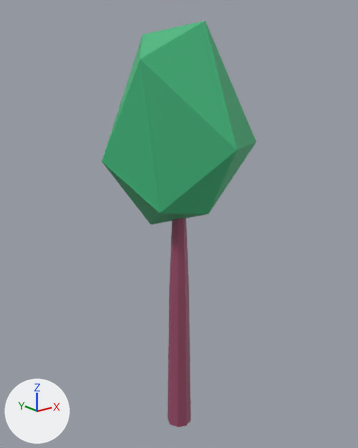
Before and after pictures for a commit that changed the Blender file Assets/Models/tree.blend.
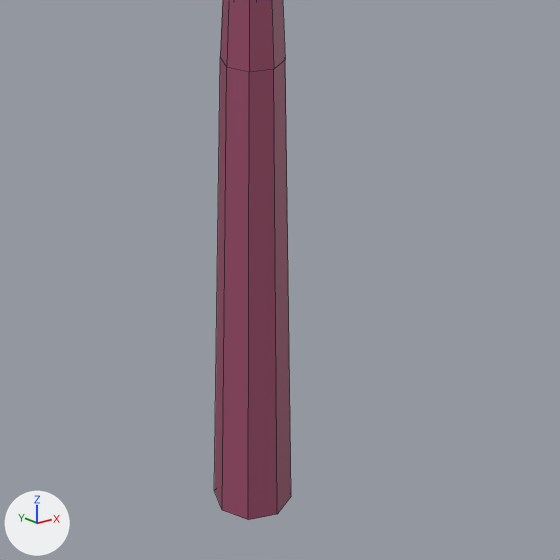
Each version appears first whole from a 50 mm lens placed at (-6.59, -8.23, 8.47), pointed at (0.13, 0.17, 5.11), and next in a close-up on the part from 29% to 76% of the width and 60% to 98% of the height. The axes (+X, +Y, +Z) are drawn at lower left. The lights are the same throughout. The close-ups show mesh edges as thin lines.
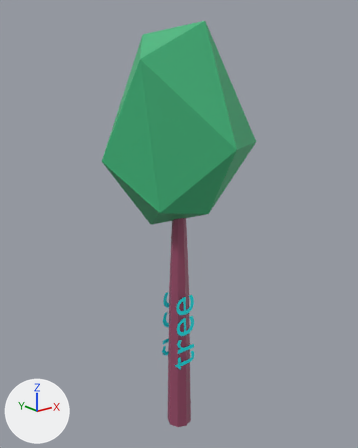
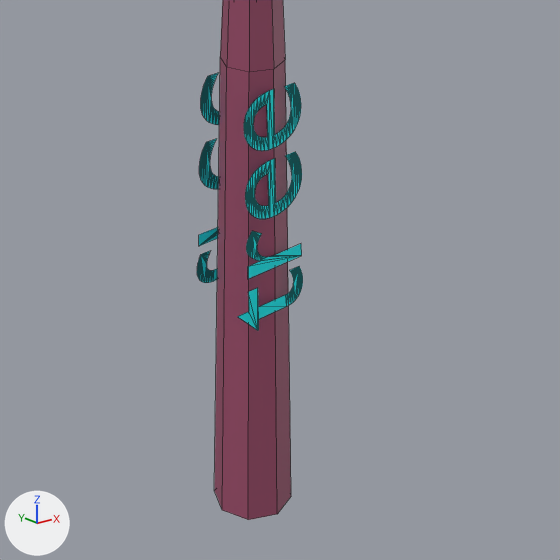
What differs and where, as boxes (x1, y1, x2, y2) in the close-ups (560 x 560 px; the box of a moved part takes in the faces that stretch with it):
'Icosphere', reshaped, moved, turned, rescaled
    before: (214, 0, 291, 520)
    after: (197, 0, 303, 520)
part 1 of me_icosphere, moved or reshaped
    both: (217, 69, 290, 443)
part 2 of me_icosphere, added (cyan)
    after: (201, 73, 219, 125)
part 3 of me_icosphere, added (cyan)
    after: (199, 139, 219, 189)
part 4 of me_icosphere, added (cyan)
    after: (244, 83, 301, 151)
part 5 of me_icosphere, added (cyan)
    after: (245, 152, 302, 219)
part 6 of me_icosphere, added
    after: (197, 250, 217, 283)
part 7 of me_icosphere, added (cyan)
    after: (238, 266, 303, 330)
part 8 of me_icosphere, added
    after: (199, 227, 218, 246)
part 9 of me_icosphere, added (cyan)
    after: (246, 231, 302, 279)

Diff of the bpy script that builds the scene:
```diff
--- a/Assets/Models/tree.blend.py
+++ b/Assets/Models/tree.blend.py
@@ mat_material @@
+mat_material = principled_material('Material')
+mat_material.base_color = (0.0, 0.944, 1.0)  # cyan #00f9ff
+mat_material.roughness = 0.4
@@ mat_material_001 @@
+mat_material_001 = principled_material('Material.001')
+mat_material_001.base_color = (0.0, 0.944, 1.0)  # cyan #00f9ff
+mat_material_001.roughness = 0.4
@@ me_icosphere @@
 # used by ob_icosphere; location = (0.0, 0.0, 0.0); rotation_euler = (1.571, 0.0, 0.0), in degrees (90, 0, 0)
-me_icosphere.from_pydata(...)  # 36 vertices, 38 faces; spans x -1.55..1.58, y 0.0..9.35, z -1.75..1.58
+me_icosphere.from_pydata(...)  # 658 vertices, 652 faces; spans x -0.52..4.35, y -0.82..0.81, z -0.89..0.84
+# me_icosphere part 1: the loose piece of 24 vertices spanning x -0.3..0.3, y 0.0..5.88, z -0.3..0.3 is multiplied about its middle by the matrix ((0.0, 0.519, 0.014), (0.519, 0.0, 0.0), (0.0, 0.014, -0.519)), then moved by (1.01, -2.95, -0.13)
+# me_icosphere part 2: a new loose piece of 99 vertices spanning x 1.07..1.3, y -0.16..0.11, z -0.01..0.0, in mat_material_001 (cyan #00f9ff)
+# me_icosphere part 3: a new loose piece of 99 vertices spanning x 0.79..1.03, y -0.16..0.11, z 0.0, in mat_material_001 (cyan #00f9ff)
+# me_icosphere part 4: a new loose piece of 99 vertices spanning x 1.08..1.31, y -0.15..0.11, z -0.26..-0.25, in mat_material (cyan #00f9ff)
+# me_icosphere part 5: a new loose piece of 99 vertices spanning x 0.8..1.03, y -0.15..0.11, z -0.28..-0.26, in mat_material (cyan #00f9ff)
+# me_icosphere part 6: a new loose piece of 58 vertices spanning x 0.35..0.54, y -0.16..0.16, z 0.01, in mat_material_001 (cyan #00f9ff)
+# me_icosphere part 7: a new loose piece of 58 vertices spanning x 0.36..0.55, y -0.2..0.11, z -0.3..-0.29, in mat_material (cyan #00f9ff)
+# me_icosphere part 8: a new loose piece of 55 vertices spanning x 0.58..0.77, y -0.15..0.11, z 0.0..0.01, in mat_material_001 (cyan #00f9ff)
+# me_icosphere part 9: a new loose piece of 55 vertices spanning x 0.59..0.78, y -0.15..0.11, z -0.29..-0.28, in mat_material (cyan #00f9ff)
 me_icosphere.materials.append(mat_leaves)
 me_icosphere.materials.append(mat_trunk)
+me_icosphere.materials.append(mat_material_001)  # cyan #00f9ff
+me_icosphere.materials.append(mat_material)  # cyan #00f9ff
@@ ob_icosphere @@
 ob_icosphere = bpy.data.objects.new('Icosphere', me_icosphere)
-ob_icosphere.location = (0.0, 0.0, 0.0)
-ob_icosphere.rotation_euler = (1.571, 0.0, 0.0)  # degrees (90, 0, 0)
+ob_icosphere.location = (0.017, 0.305, 0.997)
+ob_icosphere.rotation_euler = (6.283, -1.543, -1.571)  # degrees (360, -88, -90)
+ob_icosphere.scale = (1.93, 1.93, 1.93)
```
